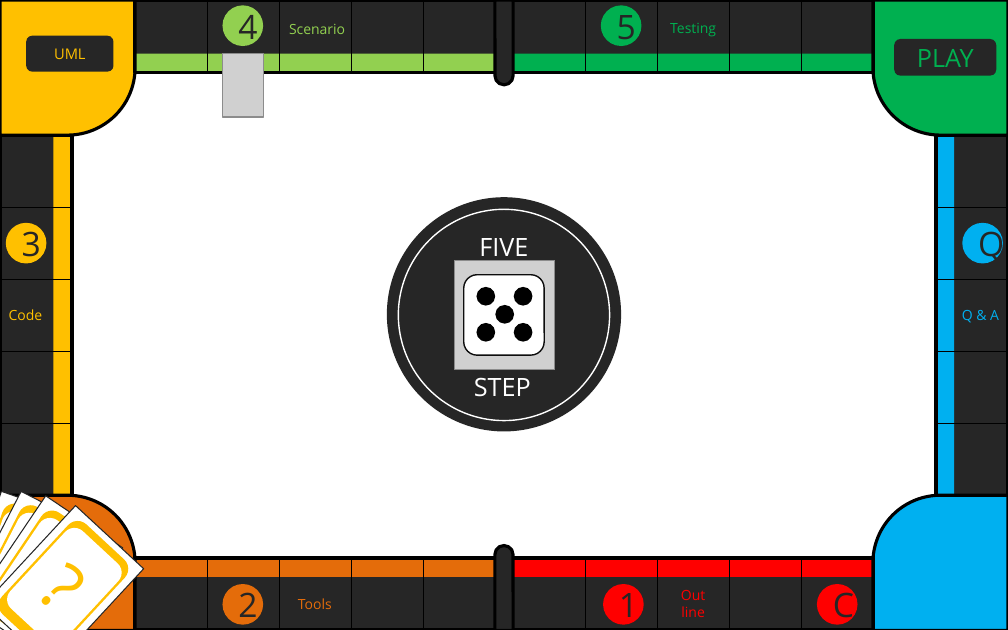
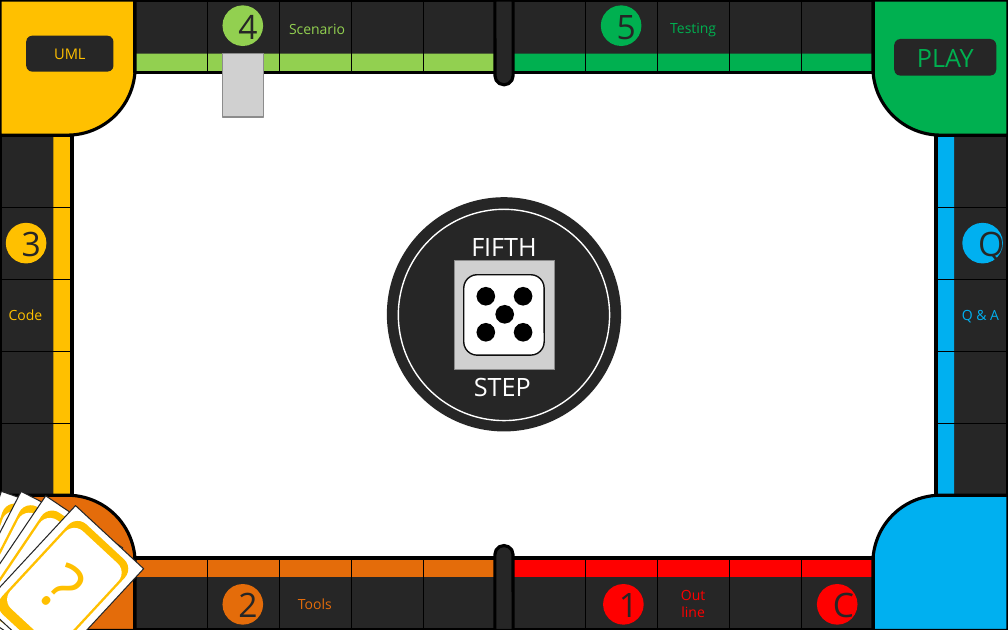
Before and after one commit to jopemachine-playground/Marble-of-University, a slide deck: slide 40 of Term_Project/텀프로젝트 최종 발표.pptx (slide 36 before the commit). Drawn at 1008x630 pixels with LibreOffice and Linux fonts; fonts in the diff are those of the drawing; grey boxes stand for pictures. Boxes give left, top, right and bottom in pixels: in the first picture for what was removed or moved away, otherwise in the second. Text is boxed around its words. In the diff, an @@ line names an element or a change of style, - is before the commit and + after.

```diff
--- a/Term_Project/텀프로젝트 최종 발표.pptx
+++ b/Term_Project/텀프로젝트 최종 발표.pptx
@@ text at (x1=471, y1=238, x2=536, y2=263): text changed @@
-FIVE
+FIFTH
```
Also in this commit, not shown: 11 other slides changed, 4 slides added.
